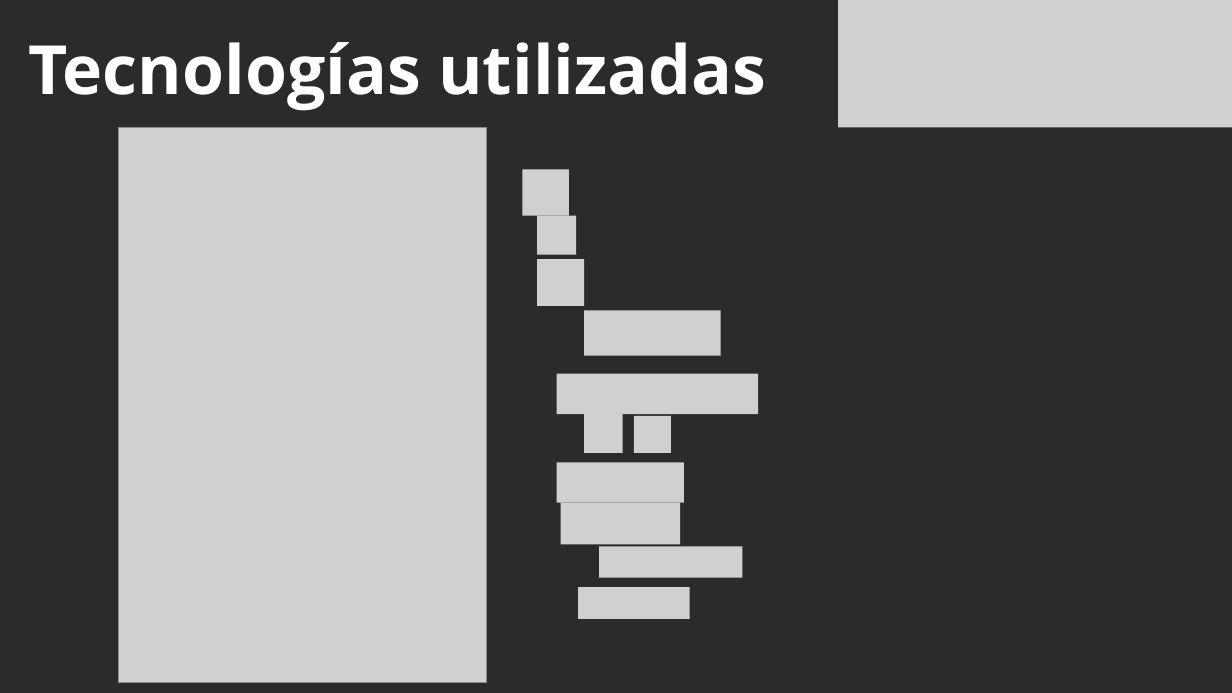
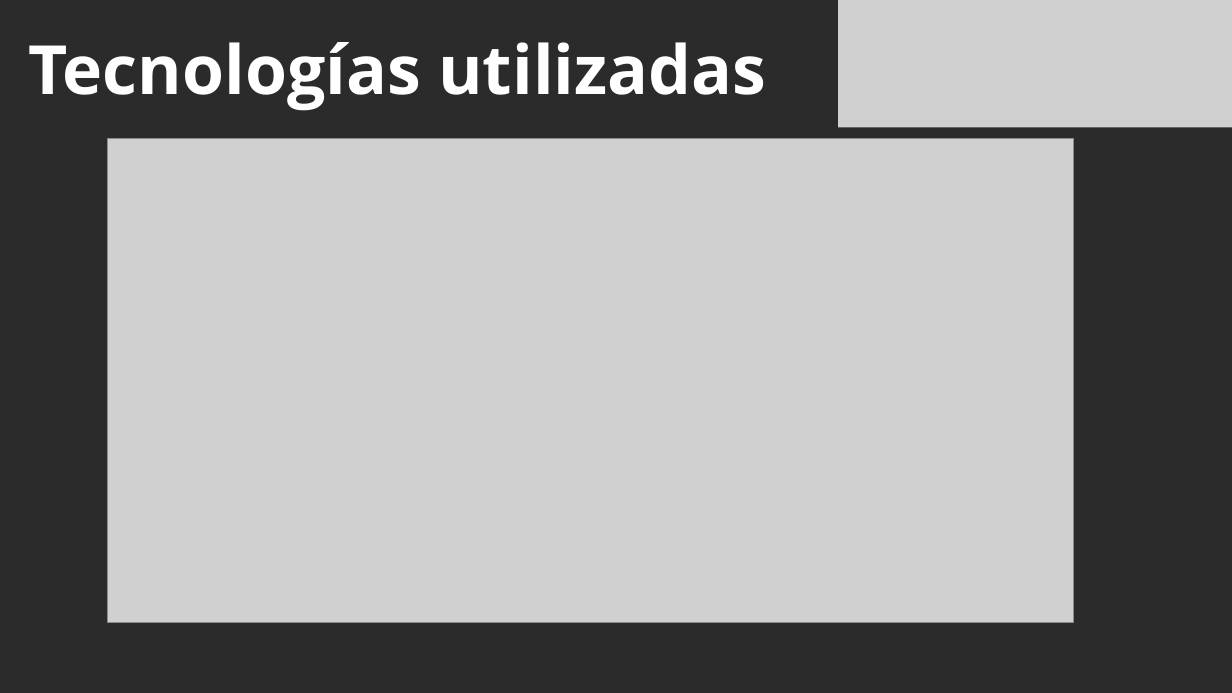
Before and after one commit to Minikronoz/Proyecto-Capstone-Grupo-1, a slide deck: slide 11 of Fase 2/Evidencias Proyecto/Presentación Proyecto.pptx. Drawn at 1232x693 pixels with LibreOffice and Linux fonts; fonts in the diff are those of the drawing; grey boxes stand for pictures; background and template pictures are left out; a plain dark background stands for a picture behind light text. Boxes give left, top, right and bottom in pixels: in the first picture for what was removed or moved away, otherwise in the second. Text is boxed around its words. In the diff, an @@ line names an element or a change of style, - is before the commit and + after.

```diff
--- a/Fase 2/Evidencias Proyecto/Presentación Proyecto.pptx
+++ b/Fase 2/Evidencias Proyecto/Presentación Proyecto.pptx
@@ picture added at (x1=108, y1=139, x2=1073, y2=623) @@
@@ picture removed at (x1=119, y1=128, x2=487, y2=682) @@
@@ picture removed at (x1=522, y1=169, x2=569, y2=216) @@
@@ picture removed at (x1=537, y1=216, x2=576, y2=254) @@
@@ picture removed at (x1=537, y1=259, x2=584, y2=306) @@
@@ picture removed at (x1=584, y1=310, x2=721, y2=355) @@
@@ picture removed at (x1=557, y1=373, x2=758, y2=414) @@
@@ picture removed at (x1=584, y1=414, x2=623, y2=453) @@
@@ picture removed at (x1=634, y1=416, x2=671, y2=453) @@
@@ picture removed at (x1=557, y1=463, x2=684, y2=503) @@
@@ picture removed at (x1=561, y1=503, x2=680, y2=545) @@
@@ picture removed at (x1=599, y1=546, x2=742, y2=578) @@
@@ picture removed at (x1=578, y1=587, x2=689, y2=618) @@
```
Also in this commit, not shown: 4 other slides changed.
